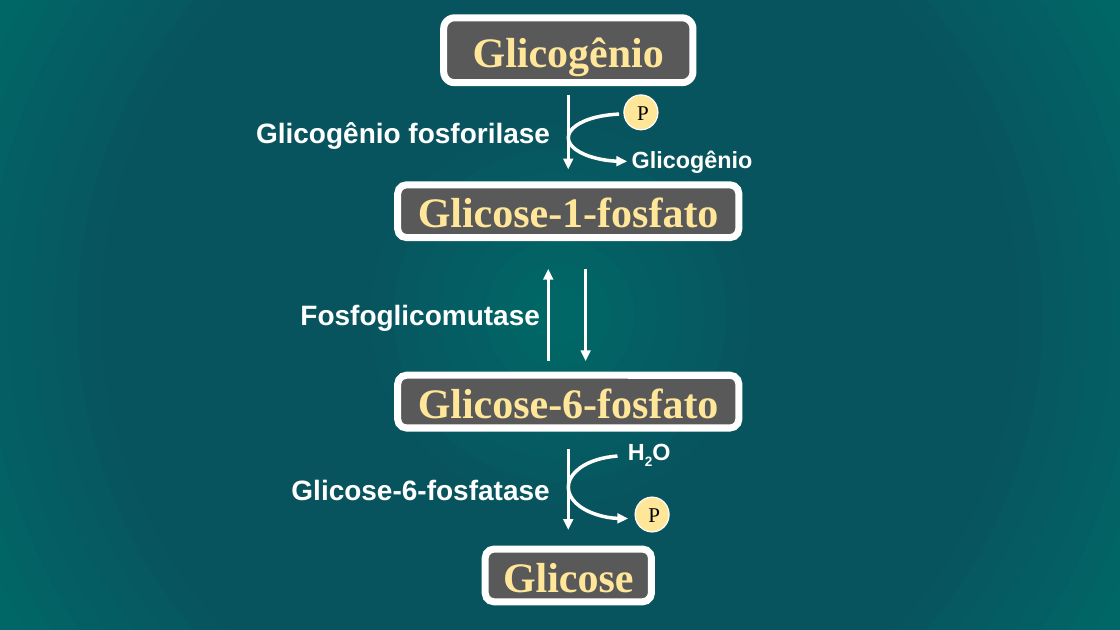
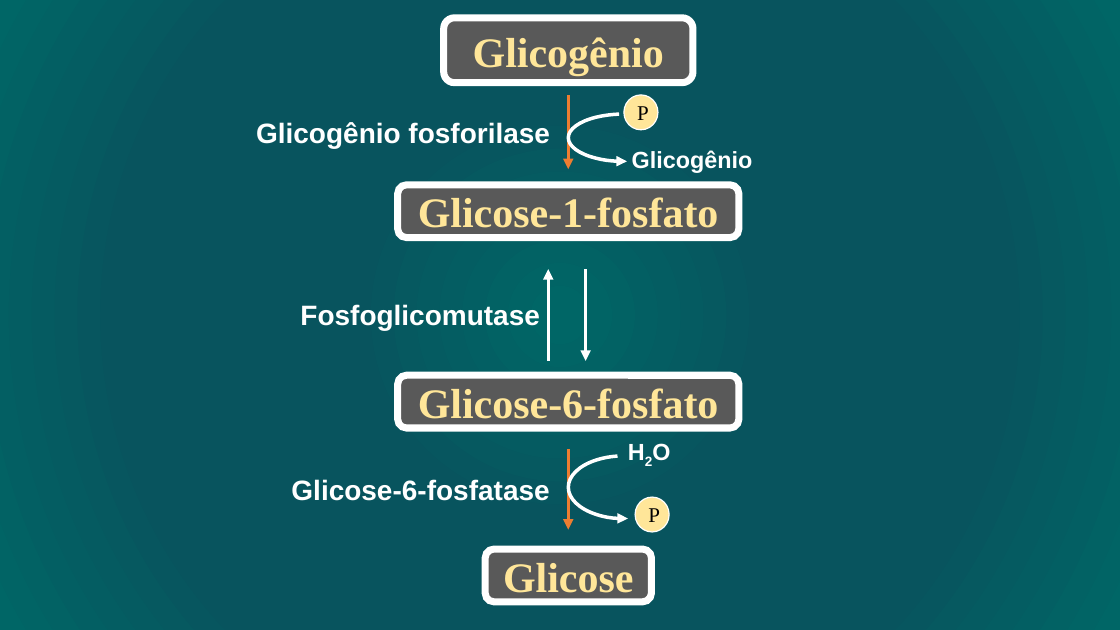
Before and after one commit to daniloasdotcom/Bioquimica-com-Danilo, a slide deck: slide 16 of static/aulas/metabolismo_glicogenio.pptx (slide 15 before the commit). Drawn at 1120x630 pixels with LibreOffice and Linux fonts; fonts in the diff are those of the drawing. Boxes give left, top, right and bottom in pixels: in the first picture for what was removed or moved away, otherwise in the second. Text is boxed around its words. In the diff, an @@ line names an element or a change of style, - is before the commit and + after.

```diff
--- a/static/aulas/metabolismo_glicogenio.pptx
+++ b/static/aulas/metabolismo_glicogenio.pptx
@@ arrow (569, 95) - (569, 169): stroke #FFFFFF 3 pt to #ED7D31 3 pt @@
@@ arrow (569, 450) - (569, 530): stroke #FFFFFF 3 pt to #ED7D31 3 pt @@
```
Also in this commit, not shown: 4 other slides changed, 12 slides added.
